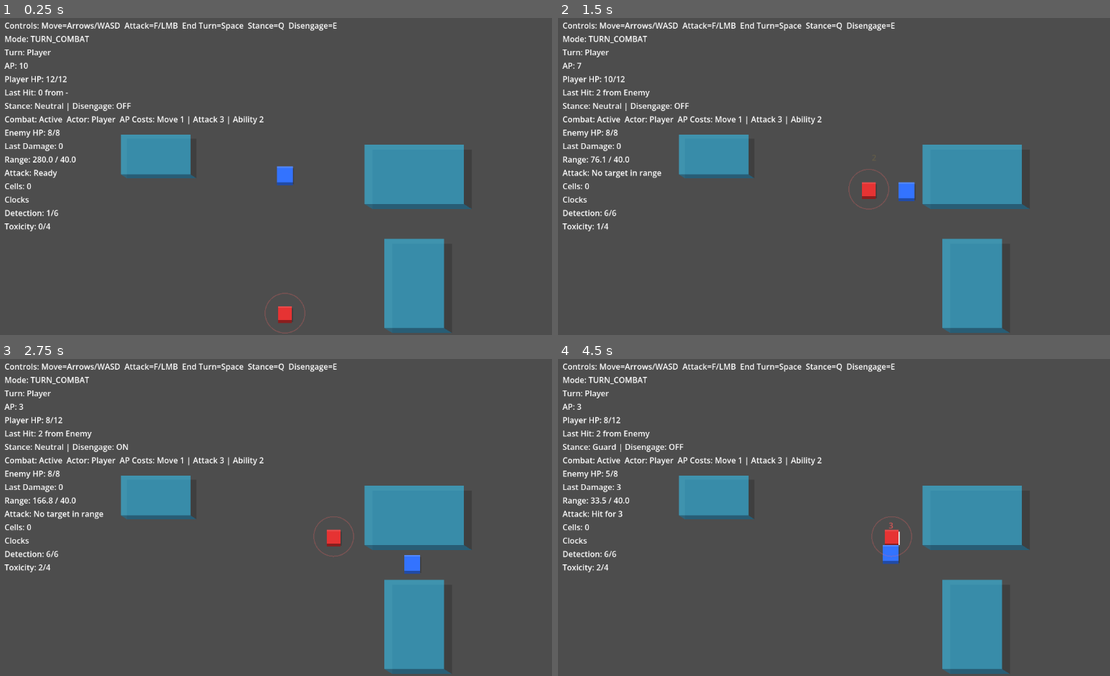
Above: before the commit, frames 1-4 (two rows, left to right).
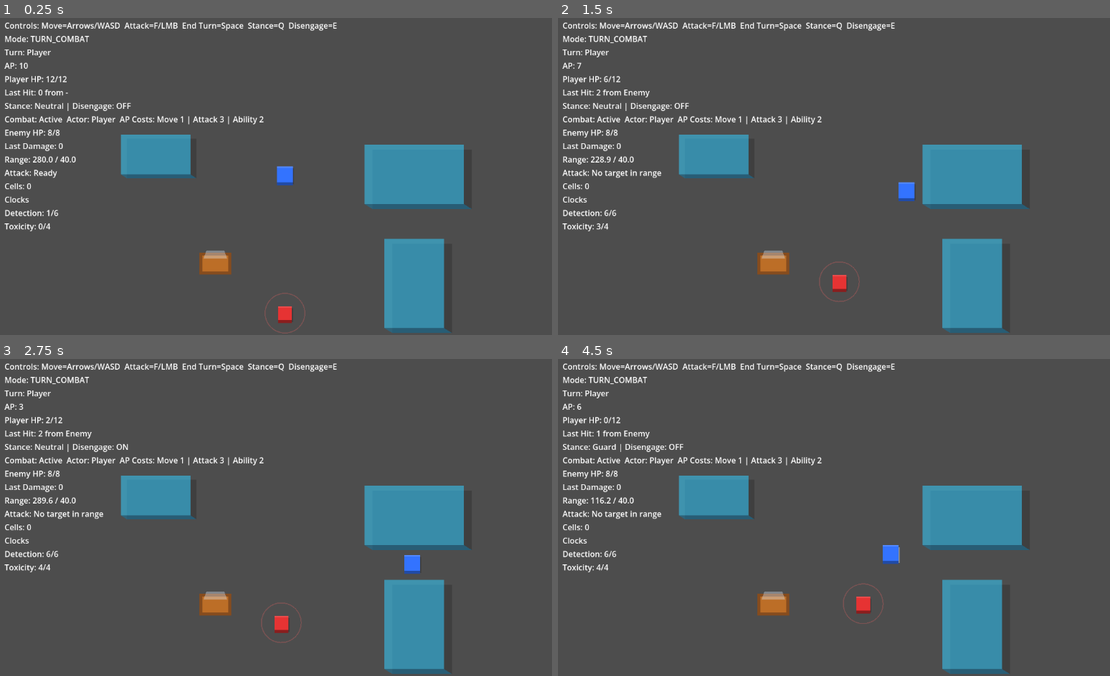
Above: after the commit, the same moments.

Repository: whelanworkmaster/cogs-and-catalysts
Game: Godot game, scene res://scenes/main.tscn
The game is run twice, just before and just after one commit, with the same random seed, the same clock (stepped at 60 frames per second) and the same inputs.
Inputs (mouse positions are in pixels of both pictures, inside the frame that each line leads up to):
- Up to frame 1 (0.25 s): no input
- Up to frame 2 (1.5 s): tap Enter (ui_accept) at 0.5, 0.77 s; move the mouse to (966, 157) at 0.52 s; hold Right (ui_right) 0.53-1.28 s; tap F (attack) at 0.6, 1.35 s; click (966, 157) at 0.67 s; move the mouse to (729, 189) at 1.27 s; hold Down (ui_down) from 1.28 s (still down)
- Up to frame 3 (2.75 s): tap Enter (ui_accept) at 1.52 s; move the mouse to (342, 444) at 2.02 s; release Down (ui_down) at 2.03 s; hold Right (ui_right) from 2.03 s (still down); tap E (disengage) at 2.1 s; tap F (attack) at 2.3 s
- Up to frame 4 (4.5 s): move the mouse to (811, 580) at 2.77 s; release Right (ui_right) at 2.78 s; hold Up (ui_up) 2.78-3.53 s; tap Q (stance_cycle) at 2.85 s; click (811, 580) at 2.92 s; tap Enter (ui_accept) at 3.02, 3.77 s; tap F (attack) at 3.05, 3.8, 4.35 s; move the mouse to (1016, 565) at 3.52 s; hold Left (ui_left) from 3.53 s (still down); tap Space at 3.6 s; move the mouse to (668, 466) at 4.27 s

The runs differ from the first frame. In frame 1, 0.4% of the frame differs, in the area x 36-42%, y 73-82%; in frame 2, 1.0%; in frame 3, 0.9%; in frame 4, 1.1%, in the area x 3-65%, y 13-84%.

Commit message:
Add steam vent hazard and ranged enemy behavior

Diff:
--- a/scenes/main.tscn
+++ b/scenes/main.tscn
@@ -1,10 +1,11 @@
-[gd_scene load_steps=7 format=3 uid="uid://b8x7y302a1c4e"]
+[gd_scene load_steps=10 format=3 uid="uid://b8x7y302a1c4e"]
 
 [ext_resource type="PackedScene" path="res://scenes/player.tscn" id="1_km6kn"]
 [ext_resource type="PackedScene" path="res://scenes/enemy.tscn" id="2_1q8s0"]
 [ext_resource type="Script" path="res://scripts/world/elevation_area.gd" id="2_t3m6r"]
 [ext_resource type="PackedScene" path="res://scenes/ui/combat_hud.tscn" id="3_2h1x5"]
 [ext_resource type="Script" path="res://scripts/world/main.gd" id="4_main"]
+[ext_resource type="Script" path="res://scripts/world/steam_vent.gd" id="5_steam_vent"]
 
 [sub_resource type="RectangleShape2D" id="RectangleShape2D_elev_zone"]
 size = Vector2(200, 120)
@@ -14,6 +15,9 @@
 
 [sub_resource type="RectangleShape2D" id="RectangleShape2D_elev_zone_tall"]
 size = Vector2(120, 180)
+
+[sub_resource type="RectangleShape2D" id="RectangleShape2D_steam_vent"]
+size = Vector2(60, 40)
 
 [node name="Main" type="Node2D"]
 script = ExtResource("4_main")
@@ -108,3 +112,24 @@
 
 [node name="CollisionShape2D" type="CollisionShape2D" parent="ElevationZoneTall"]
 shape = SubResource("RectangleShape2D_elev_zone_tall")
+
+[node name="SteamVent" type="Area2D" parent="."]
+position = Vector2(-140, 180)
+script = ExtResource("5_steam_vent")
+damage_amount = 0
+toxicity_ticks = 1
+
+[node name="VentRim" type="Polygon2D" parent="SteamVent"]
+color = Color(0.55, 0.3, 0.1, 0.9)
+polygon = PackedVector2Array(-32, -22, 32, -22, 32, 22, -32, 22)
+
+[node name="VentGlow" type="Polygon2D" parent="SteamVent"]
+color = Color(1, 0.6, 0.2, 0.45)
+polygon = PackedVector2Array(-26, -16, 26, -16, 26, 16, -26, 16)
+
+[node name="VentSteam" type="Polygon2D" parent="SteamVent"]
+color = Color(0.9, 0.95, 1, 0.35)
+polygon = PackedVector2Array(-18, -26, 18, -26, 24, -10, -24, -10)
+
+[node name="CollisionShape2D" type="CollisionShape2D" parent="SteamVent"]
+shape = SubResource("RectangleShape2D_steam_vent")
--- a/scripts/actors/enemy.gd
+++ b/scripts/actors/enemy.gd
@@ -12,6 +12,8 @@
 @export var move_step: float = 32.0
 @export var attack_contact_distance: float = 40.0
 @export var attack_damage: int = 2
+@export var ranged_attack_range: float = 240.0
+@export var ranged_attack_damage: int = 2
 var current_ap: int = 0
 var current_hp: int = 0
 @onready var ai = $AI
@@ -88,6 +90,49 @@
 	if target.has_method("take_damage"):
 		target.take_damage(attack_damage, self)
 
+func can_attack_ranged(target: Node) -> bool:
+	if not target:
+		return false
+	if global_position.distance_to(target.global_position) > ranged_attack_range:
+		return false
+	return _has_clear_shot(target)
+
+func ranged_attack(target: Node) -> void:
+	if not target:
+		return
+	if not _has_clear_shot(target):
+		return
+	_spawn_ranged_shot_line(target.global_position)
+	if target.has_method("take_damage"):
+		target.take_damage(ranged_attack_damage, self)
+
+func _has_clear_shot(target: Node) -> bool:
+	var space := get_world_2d().direct_space_state if get_world_2d() else null
+	if not space:
+		return true
+	var query := PhysicsRayQueryParameters2D.create(global_position, target.global_position)
+	query.exclude = [self]
+	query.collide_with_bodies = true
+	query.collide_with_areas = false
+	var result := space.intersect_ray(query)
+	if result.is_empty():
+		return true
+	return result.collider == target
+
+func _spawn_ranged_shot_line(target_pos: Vector2) -> void:
+	var scene := get_tree().current_scene if get_tree() else null
+	if not scene:
+		return
+	var line := Line2D.new()
+	line.width = 2.0
+	line.default_color = Color(1.0, 0.6, 0.2, 0.9)
+	line.points = PackedVector2Array([global_position, target_pos])
+	line.z_index = 6
+	scene.add_child(line)
+	var tween := create_tween()
+	tween.tween_property(line, "modulate:a", 0.0, 0.12)
+	tween.tween_callback(line.queue_free)
+
 func end_turn() -> void:
 	if CombatManager:
 		CombatManager.end_turn()
@@ -115,6 +160,9 @@
 
 func get_attack_contact_distance() -> float:
 	return attack_contact_distance
+
+func get_ranged_attack_range() -> float:
+	return ranged_attack_range
 
 func get_attack_targets() -> Array:
 	if not attack_area:
--- a/scripts/ai/states/seek_state.gd
+++ b/scripts/ai/states/seek_state.gd
@@ -20,16 +20,23 @@
 	if not player:
 		_end_turn(owner)
 		return
+	var attack_range := 0.0
+	if owner.has_method("get_ranged_attack_range"):
+		attack_range = float(owner.get_ranged_attack_range())
+	elif owner.has_method("can_attack_ranged"):
+		attack_range = 0.0
 	var ap_budget := 0
 	if owner.has_method("get_max_ap"):
 		ap_budget = int(floor(owner.get_max_ap() * 0.5))
 	var max_steps := 12
 	var steps_taken := 0
 	while steps_taken < max_steps and ap_budget > 0:
-		var targets: Array = []
-		if owner.has_method("get_attack_targets"):
-			targets = owner.get_attack_targets()
-		if not targets.is_empty():
+		var in_range := false
+		if owner.has_method("can_attack_ranged"):
+			in_range = owner.can_attack_ranged(player)
+		elif attack_range > 0.0:
+			in_range = owner.global_position.distance_to(player.global_position) <= attack_range
+		if in_range:
 			var can_attack := true
 			if CombatManager:
 				var ap_cost := CombatManager.get_ap_cost("attack")
@@ -39,9 +46,10 @@
 					can_attack = owner.spend_ap(ap_cost)
 				if can_attack:
 					ap_budget -= ap_cost
-			if can_attack and owner.has_method("attack"):
-				owner.attack(targets[0])
-				print("Enemy attack on overlap target.")
+			if can_attack and owner.has_method("ranged_attack"):
+				owner.ranged_attack(player)
+				steps_taken += 1
+				continue
 			break
 		var can_move := true
 		if CombatManager:
@@ -56,7 +64,6 @@
 			break
 		if owner.has_method("move_towards"):
 			owner.move_towards(player.global_position, ai.step_distance)
-			print("Enemy move toward player.")
 		steps_taken += 1
 	_moved = true
 	_end_turn(owner)
--- a/scripts/world/main.gd
+++ b/scripts/world/main.gd
@@ -61,14 +61,12 @@
 	_astar.cell_size = grid_cell_size
 	_astar.diagonal_mode = AStarGrid2D.DIAGONAL_MODE_ONLY_IF_NO_OBSTACLES
 	_astar.update()
-	print("AStarGrid2D: region=", region, " cell_size=", grid_cell_size, " origin=", _grid_origin)
 	var obstacles := get_tree().get_nodes_in_group("nav_obstacle")
 	if obstacles.is_empty():
 		var root := get_tree().current_scene
 		if root:
 			obstacles = root.find_children("", "Area2D", true, false)
 			obstacles = obstacles.filter(func(node): return node.has_node("ElevationBlocker"))
-	print("AStarGrid2D: obstacles=", obstacles.size())
 	for obstacle in obstacles:
 		var zone := obstacle as Node2D
 		if not zone:
@@ -83,13 +81,11 @@
 		var scale: Vector2 = shape_node.global_transform.get_scale().abs()
 		var size: Vector2 = rect_shape.size * scale
 		var rect := Rect2(world_center - size * 0.5, size)
-		print("AStarGrid2D: obstacle rect=", rect)
 		_mark_rect_solid(rect)
 
 func _mark_rect_solid(rect: Rect2) -> void:
 	var start: Vector2i = _world_to_cell(rect.position)
 	var end: Vector2i = _world_to_cell(rect.position + rect.size)
-	print("AStarGrid2D: mark solid start=", start, " end=", end)
 	for y in range(start.y, end.y + 1):
 		for x in range(start.x, end.x + 1):
 			var cell := Vector2i(x, y)
@@ -106,18 +102,46 @@
 func get_astar_path(from_world: Vector2, to_world: Vector2) -> PackedVector2Array:
 	var start: Vector2i = _world_to_cell(from_world)
 	var end: Vector2i = _world_to_cell(to_world)
-	print("AStarGrid2D: request from=", from_world, " to=", to_world, " start=", start, " end=", end)
+	start = _clamp_cell_to_bounds(start)
+	end = _clamp_cell_to_bounds(end)
 	if not _astar.is_in_boundsv(start) or not _astar.is_in_boundsv(end):
-		print("AStarGrid2D: out of bounds start/end")
 		return PackedVector2Array()
-	if _astar.is_point_solid(start) or _astar.is_point_solid(end):
-		print("AStarGrid2D: start/end solid start_solid=", _astar.is_point_solid(start), " end_solid=", _astar.is_point_solid(end))
+	if _astar.is_point_solid(start):
+		var fixed_start := _find_nearest_walkable(start)
+		if _astar.is_in_boundsv(fixed_start):
+			start = fixed_start
+	if _astar.is_point_solid(end):
+		var fixed_end := _find_nearest_walkable(end)
+		if _astar.is_in_boundsv(fixed_end):
+			end = fixed_end
 	var cell_path := _astar.get_id_path(start, end)
 	var world_path := PackedVector2Array()
 	for cell in cell_path:
 		world_path.append(_cell_to_world(cell))
-	print("AStarGrid2D: path cells=", cell_path.size(), " world_points=", world_path.size())
 	return world_path
+
+func _clamp_cell_to_bounds(cell: Vector2i) -> Vector2i:
+	if not _astar or _astar.region.size.length_squared() == 0.0:
+		return cell
+	var min_cell := _world_to_cell(_astar.region.position)
+	var max_cell := _world_to_cell(_astar.region.position + _astar.region.size)
+	return Vector2i(
+		clampi(cell.x, min_cell.x, max_cell.x),
+		clampi(cell.y, min_cell.y, max_cell.y)
+	)
+
+func _find_nearest_walkable(origin: Vector2i, max_radius: int = 10) -> Vector2i:
+	if _astar.is_in_boundsv(origin) and not _astar.is_point_solid(origin):
+		return origin
+	for radius in range(1, max_radius + 1):
+		for y in range(-radius, radius + 1):
+			for x in range(-radius, radius + 1):
+				if abs(x) != radius and abs(y) != radius:
+					continue
+				var cell := Vector2i(origin.x + x, origin.y + y)
+				if _astar.is_in_boundsv(cell) and not _astar.is_point_solid(cell):
+					return cell
+	return origin
 
 func _build_obstacle_outline(zone: Node2D) -> PackedVector2Array:
 	var shape_node := zone.get_node_or_null("ElevationBlocker/CollisionShape2D")
--- /dev/null
+++ b/scripts/world/steam_vent.gd
@@ -0,0 +1,45 @@
+extends Area2D
+
+class_name SteamVent
+
+@export var damage_amount: int = 0
+@export var toxicity_ticks: int = 1
+@export var affect_player: bool = true
+@export var affect_enemies: bool = false
+@export var cooldown_seconds: float = 0.8
+
+var _last_trigger_time: Dictionary = {}
+
+func _ready() -> void:
+	monitoring = true
+	body_entered.connect(_on_body_entered)
+
+func _on_body_entered(body: Node) -> void:
+	if not _should_affect(body):
+		return
+	if _is_on_cooldown(body):
+		return
+	_apply_effect(body)
+	_last_trigger_time[body] = Time.get_ticks_msec()
+
+func _should_affect(body: Node) -> bool:
+	if body.is_in_group("player"):
+		return affect_player
+	if body.is_in_group("enemy"):
+		return affect_enemies
+	return false
+
+func _is_on_cooldown(body: Node) -> bool:
+	if cooldown_seconds <= 0.0:
+		return false
+	if not _last_trigger_time.has(body):
+		return false
+	var last_time: int = int(_last_trigger_time[body])
+	return (Time.get_ticks_msec() - last_time) < int(cooldown_seconds * 1000.0)
+
+func _apply_effect(body: Node) -> void:
+	if damage_amount > 0 and body.has_method("take_damage"):
+		body.take_damage(damage_amount, self)
+	if toxicity_ticks > 0 and CombatManager:
+		if not (damage_amount > 0 and body.is_in_group("player")):
+			CombatManager.tick_toxicity(toxicity_ticks)
Not shown, added: scripts/world/steam_vent.gd.uid
